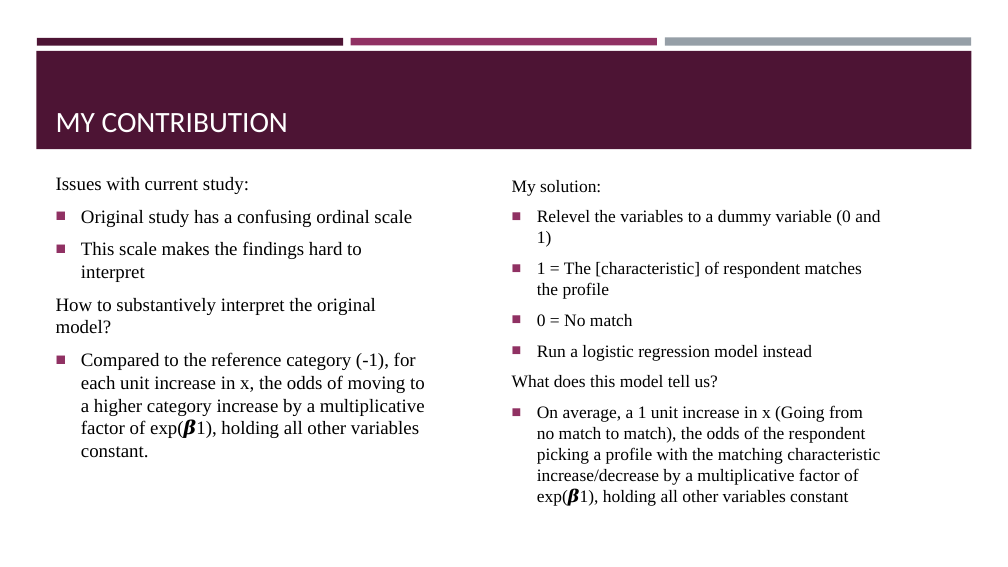
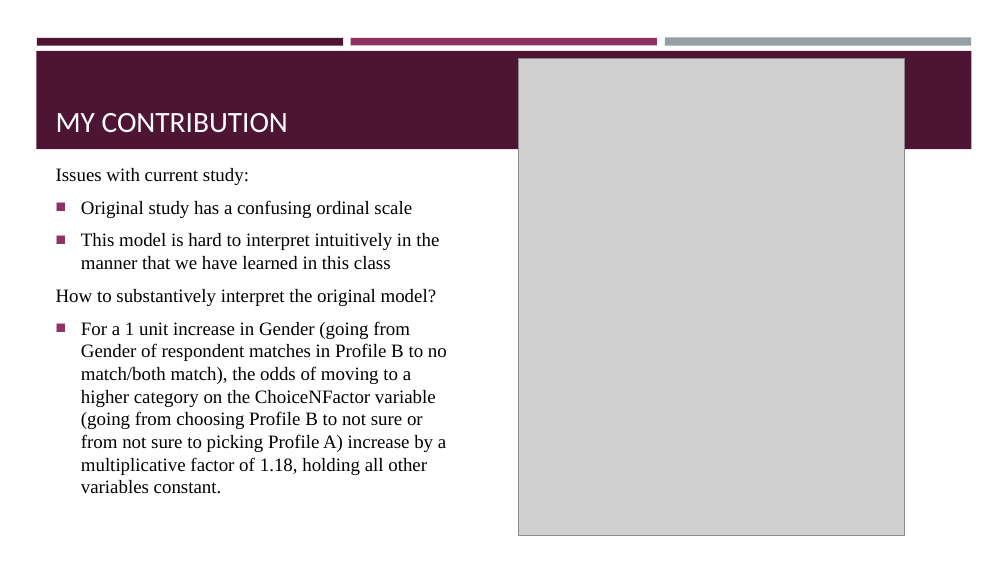
Before and after one commit to KimochiKimchi/StatsII_Spring2024, a slide deck: slide 6 of replication/my_replication/Replication Presentation.pptx. Drawn at 1008x567 pixels with LibreOffice and Linux fonts; fonts in the diff are those of the drawing; grey boxes stand for pictures. Boxes give left, top, right and bottom in pixels: in the first picture for what was removed or moved away, otherwise in the second. Text is boxed around its words. In the diff, an @@ line names an element or a change of style, - is before the commit and + after.

```diff
--- a/replication/my_replication/Replication Presentation.pptx
+++ b/replication/my_replication/Replication Presentation.pptx
@@ picture added at bbox=[519, 58, 905, 536] @@
@@ text removed at bbox=[512, 180, 880, 506] @@
-My solution:
-■ Relevel the variables to a dummy variable (0 and 1)
-■ 1 = The [characteristic] of respondent matches the profile
-■ 0 = No match
-■ Run a logistic regression model instead
-What does this model tell us?
-■ On average, a 1 unit increase in x (Going from no match to match), the odds of the respondent picking a profile with the matching characteristic increase/decrease by a multiplicative factor of exp(𝜷1), holding all other variables constant
@@ text at bbox=[81, 233, 439, 270]: text changed @@
-■ This scale makes the findings hard to interpret
+■ This model is hard to interpret intuitively in the manner that we have learned in this class
@@ text at bbox=[81, 321, 447, 494]: text changed @@
-■ Compared to the reference category (-1), for each unit increase in x, the odds of moving to a higher category increase by a multiplicative factor of exp(𝜷1), holding all other variables constant.
+■ For a 1 unit increase in Gender (going from Gender of respondent matches in Profile B to no match/both match), the odds of moving to a higher category on the ChoiceNFactor variable (going from choosing Profile B to not sure or from not sure to picking Profile A) increase by a multiplicative factor of 1.18, holding all other variables constant.
```
Also in this commit, not shown: 6 other slides changed, 1 slide added, 1 other file.
